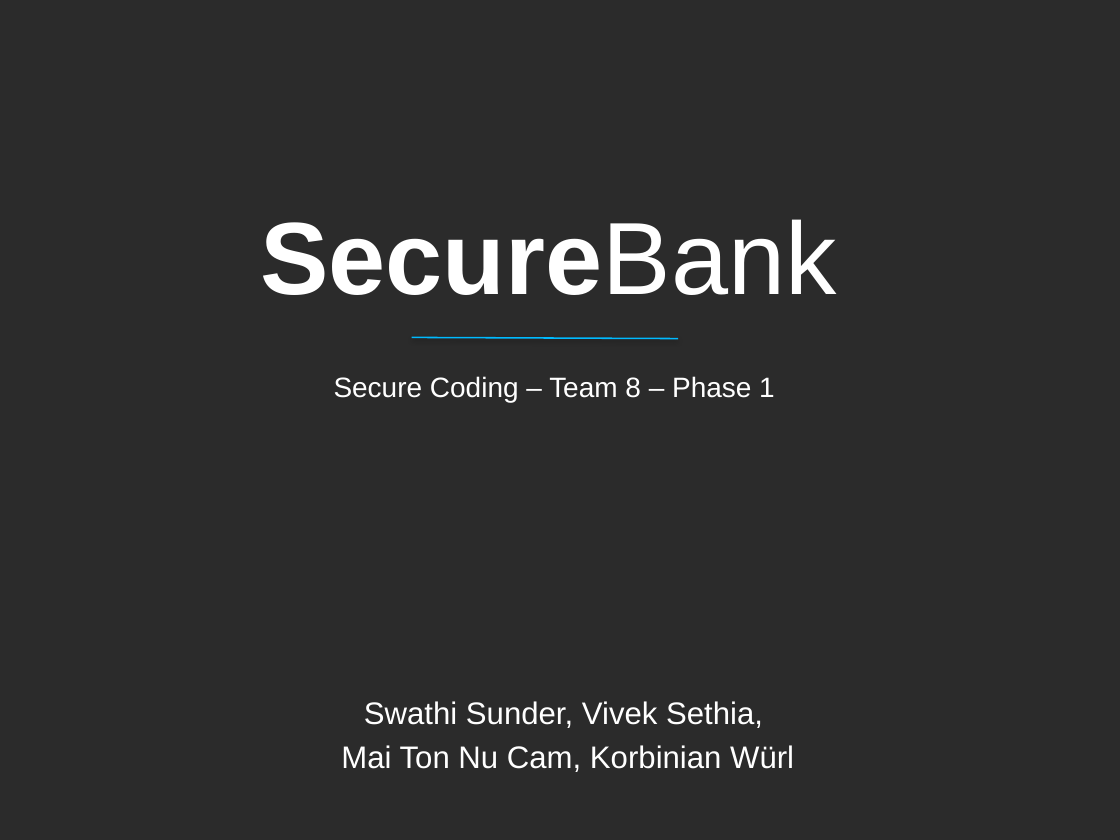
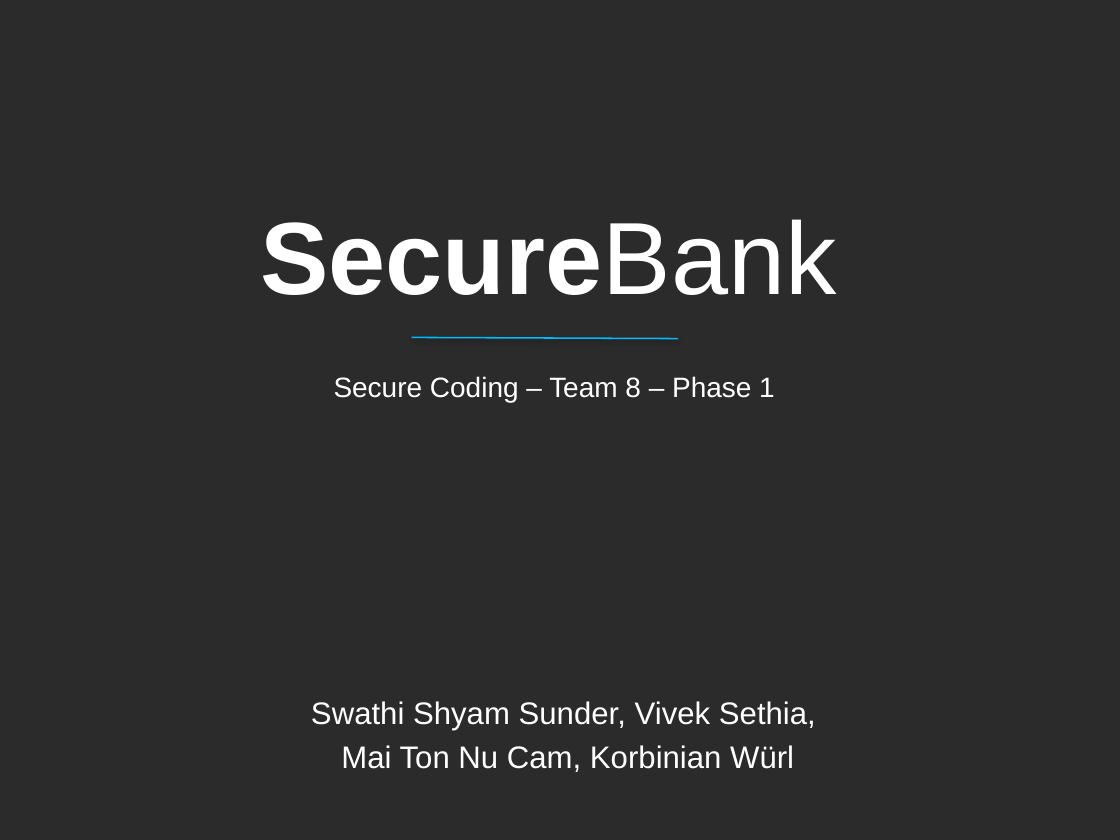
Before and after one commit to kwuerl/secure-coding-team-8, a slide deck: slide 1 of presentation1.pptx. Drawn at 1120x840 pixels with LibreOffice and Linux fonts; fonts in the diff are those of the drawing; background and template pictures are left out; a plain dark background stands for a picture behind light text. Boxes give left, top, right and bottom in pixels: in the first picture for what was removed or moved away, otherwise in the second. Text is boxed around its words. In the diff, an @@ line names an element or a change of style, - is before the commit and + after.

```diff
--- a/presentation1.pptx
+++ b/presentation1.pptx
@@ subtitle at [311,701,816,731]: text changed @@
-Swathi Sunder, Vivek Sethia,
+Swathi Shyam Sunder, Vivek Sethia,
```
Also in this commit, not shown: 1 other slide changed, 1 other file.
